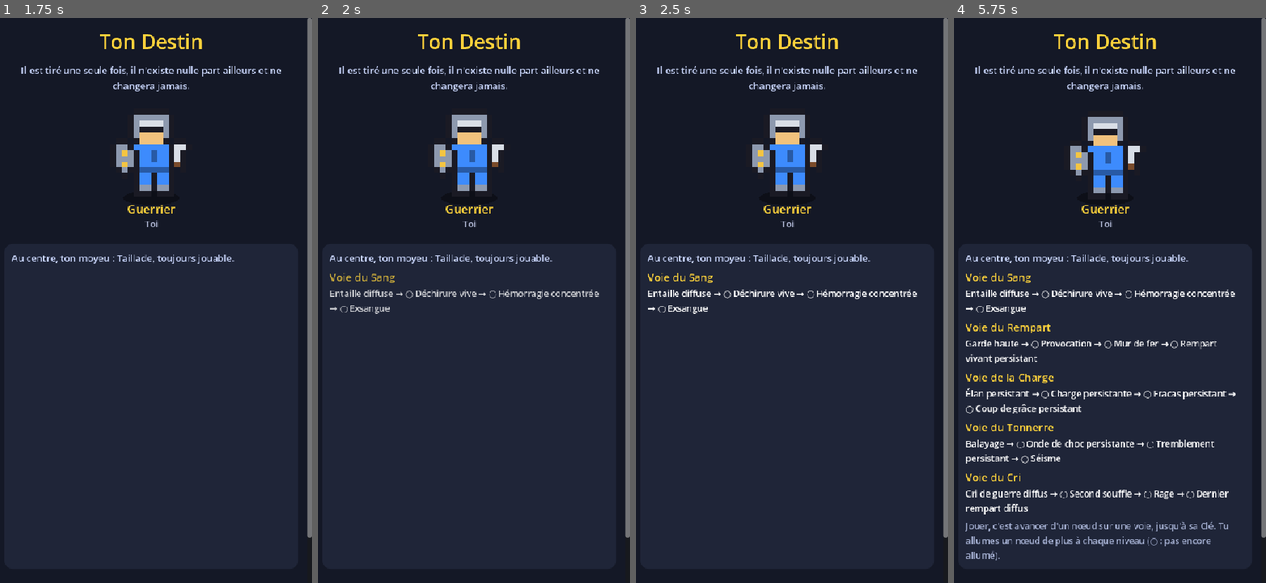
Above: before the commit, frames 1-4 (left to right).
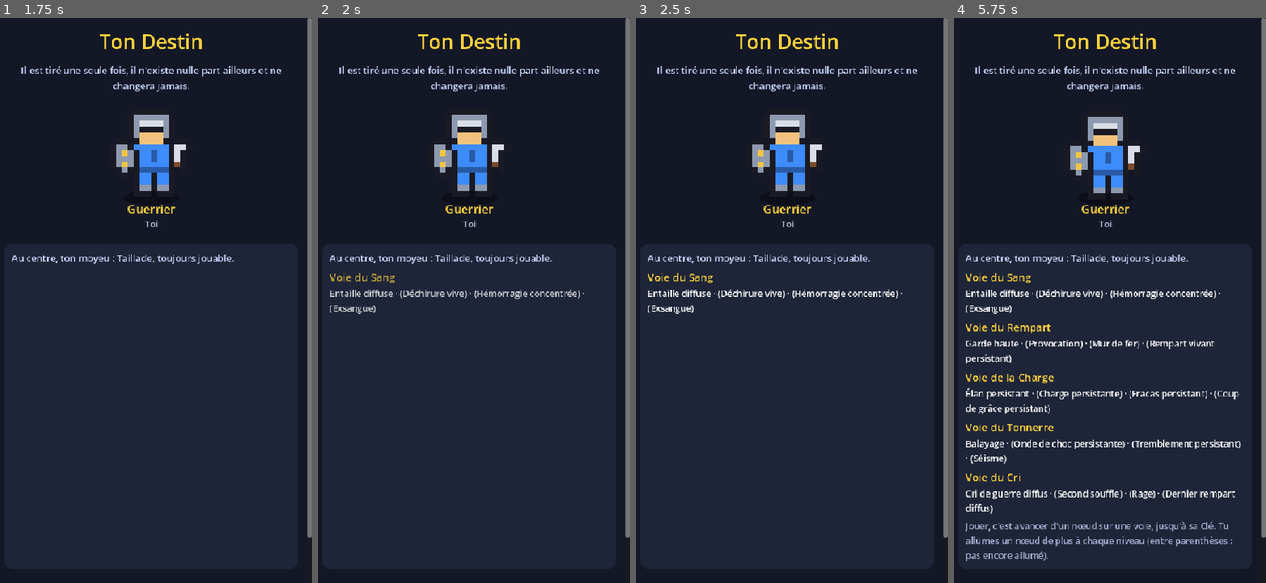
Above: after the commit, the same moments.

Repository: josalystest1-sudo/projet-arena
Game: Godot game, scene res://scenes/app/app.tscn
The game is run twice, just before and just after one commit, with the same random seed, the same clock (stepped at 60 frames per second) and the same inputs.
Inputs (mouse positions are in pixels of both pictures, inside the frame that each line leads up to):
- Up to frame 1 (1.75 s): click "Devenir Guerrier" at 0.5 s; move the mouse to (224, 272) at 1.27 s; click (224, 272) at 1.42 s
- Up to frame 2 (2 s): no input
- Up to frame 3 (2.5 s): drag from (726, 328) to (773, 413) at 2.02 s
- Up to frame 4 (5.75 s): move the mouse to (1138, 176) at 2.77 s; click (1138, 176) at 2.92 s; drag from (1091, 413) to (1013, 215) at 3.52 s; move the mouse to (1203, 385) at 4.27 s; click (1203, 385) at 4.42 s; drag from (1013, 215) to (1060, 159) at 5.02 s

Frame 1 is identical in both runs. In frame 2, 0.6% of the frame differs, in the area x 3-91%, y 48-53%; in frame 3, 0.7%; in frame 4, 3.8%, in the area x 3-92%, y 48-97%.

Commit message:
Caractères absents de la police web remplacés (flèche, rond, signe moins)
Co-Authored-By: Claude Opus 5.5 <noreply@anthropic.com>

Diff:
--- a/data/textes.json
+++ b/data/textes.json
@@ -15,7 +15,7 @@
       "dot": "{par_tour}×{tours} {etat}",
       "gardien": "{par_tour}×{tours} {etat}",
       "renfort": "+{pourcent} % {etat} {tours} t",
-      "affaiblissement": "−{pourcent} % {etat} {tours} t",
+      "affaiblissement": "-{pourcent} % {etat} {tours} t",
       "etat": "{etat} {tours}",
       "egare": "{etat}",
       "purge": "Purge",
--- a/engine/texte.gd
+++ b/engine/texte.gd
@@ -128,7 +128,7 @@
 			"renfort":
 				n = "+%d %%" % Regles.plancher(float(ef["pourcent"]) * pourcents)
 			"affaiblissement":
-				n = "−%d %%" % Regles.plancher(float(ef["pourcent"]) * pourcents)
+				n = "-%d %%" % Regles.plancher(float(ef["pourcent"]) * pourcents)
 			"etat":
 				n = str(int(ef["tours"]))
 		p["texte"] = n
--- a/scenes/screens/acolyte_screen.gd
+++ b/scenes/screens/acolyte_screen.gd
@@ -14,7 +14,7 @@
 	column.add_child(UiKit.label("Ton acolyte, piloté par l'IA. Même niveau que toi, toujours.", 16, UiKit.SOFT))
 	var kit := UiKit.card(column, 6)
 	kit.add_child(UiKit.label("Ses trois voies", 20, UiKit.GOLD, false))
-	kit.add_child(UiKit.label("Elles s'allument seules : un nœud par niveau, toutes à partir du niveau 10 (○ : pas encore allumé).", 15, UiKit.SOFT, false))
+	kit.add_child(UiKit.label("Elles s'allument seules : un nœud par niveau, toutes à partir du niveau 10 (entre parenthèses : pas encore allumé).", 15, UiKit.SOFT, false))
 	kit.add_child(UiKit.label("Au centre : %s" % Texte.nom(app.acolyte_destin.moyeu), 16, Color.WHITE, false))
 	for v in range(app.acolyte_destin.voies.size()):
 		UiKit.voie_resume(kit, app.acolyte_destin, v, UiKit.ACOLYTE_BLUE)
--- a/scenes/screens/creation_screen.gd
+++ b/scenes/screens/creation_screen.gd
@@ -68,7 +68,7 @@
 		UiKit.voie_resume(block, app.destin, v)
 		blocks.append(block)
 	var aide := VBoxContainer.new()
-	aide.add_child(UiKit.label("Jouer, c'est avancer d'un nœud sur une voie, jusqu'à sa Clé. Tu allumes un nœud de plus à chaque niveau (○ : pas encore allumé).", 15, UiKit.SOFT, false))
+	aide.add_child(UiKit.label("Jouer, c'est avancer d'un nœud sur une voie, jusqu'à sa Clé. Tu allumes un nœud de plus à chaque niveau (entre parenthèses : pas encore allumé).", 15, UiKit.SOFT, false))
 	blocks.append(aide)
 	var next := UiKit.main_button("Rencontrer ton acolyte", func(): app.show_screen("meet"))
 	next.modulate.a = 0.0
--- a/scenes/ui/ui_kit.gd
+++ b/scenes/ui/ui_kit.gd
@@ -156,8 +156,8 @@
 	parent.add_child(label(str(v["nom"]), 18, accent, false))
 	var noms: Array[String] = []
 	for n in v["noeuds"]:
-		noms.append(("" if bool(n["allume"]) else "○ ") + Texte.nom(n))
-	parent.add_child(label(" → ".join(noms), 15, Color.WHITE, false))
+		noms.append(Texte.nom(n) if bool(n["allume"]) else "(%s)" % Texte.nom(n))
+	parent.add_child(label(" · ".join(noms), 15, Color.WHITE, false))
 
 
 ## Comment joue l'acolyte (section 10) : en premier, sans ordre, toujours le même choix dans la même situation.
Not shown, changed: docs/JOURNAL-COMBAT-V2.md
